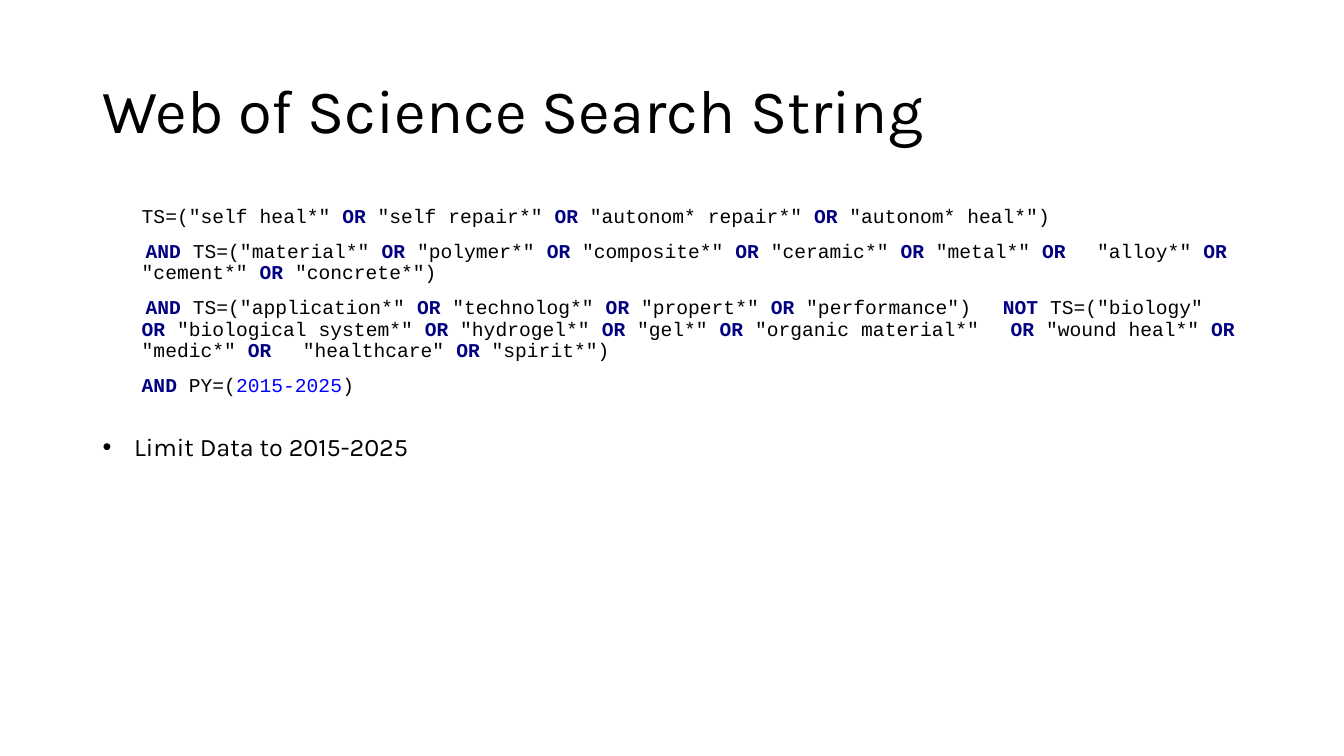
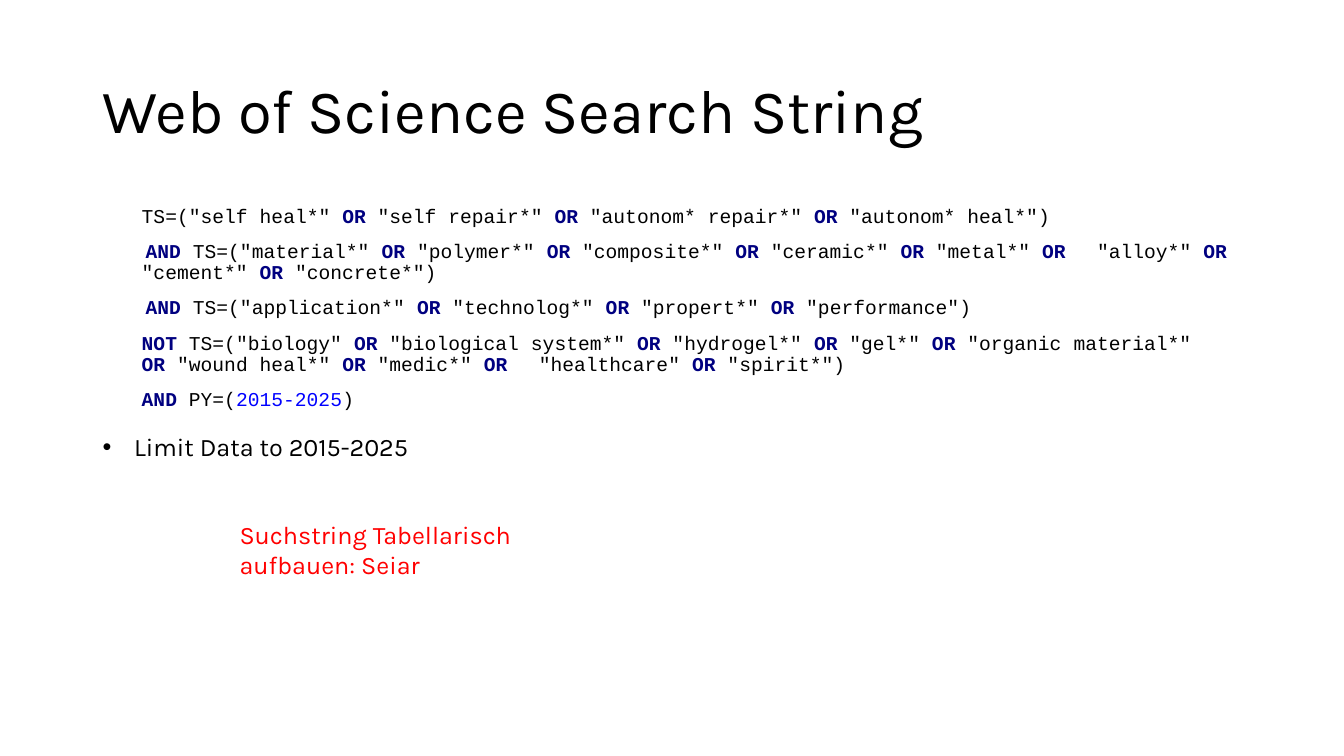
Before and after one commit to GMPuntigam/DataDrivenForesight, a slide deck: slide 2 of presentation/DataDrivenForesight.pptx. Drawn at 1344x756 pixels with LibreOffice and Linux fonts; fonts in the diff are those of the drawing. Boxes give left, top, right and bottom in pixels: in the first picture for what was removed or moved away, otherwise in the second. Text is boxed around its words. In the diff, an @@ line names an element or a change of style, - is before the commit and + after.

```diff
--- a/presentation/DataDrivenForesight.pptx
+++ b/presentation/DataDrivenForesight.pptx
@@ text at (142,301,1192,375): text changed @@
-AND TS=("application*" OR "technolog*" OR "propert*" OR "performance") NOT TS=("biology" OR "biological system*" OR "hydrogel*" OR "gel*" OR "organic material*" OR "wound heal*" OR "medic*" OR "healthcare" OR "spirit*")
+AND TS=("application*" OR "technolog*" OR "propert*" OR "performance")
+NOT TS=("biology" OR "biological system*" OR "hydrogel*" OR "gel*" OR "organic material*" OR "wound heal*" OR "medic*" OR "healthcare" OR "spirit*")
@@ text added at (240,526,511,575), 18 pt, text #FF0000 @@
+Suchstring Tabellarisch aufbauen: Seiar
```
Also in this commit, not shown: 7 other slides changed, 4 slides added, 3 slides removed.
